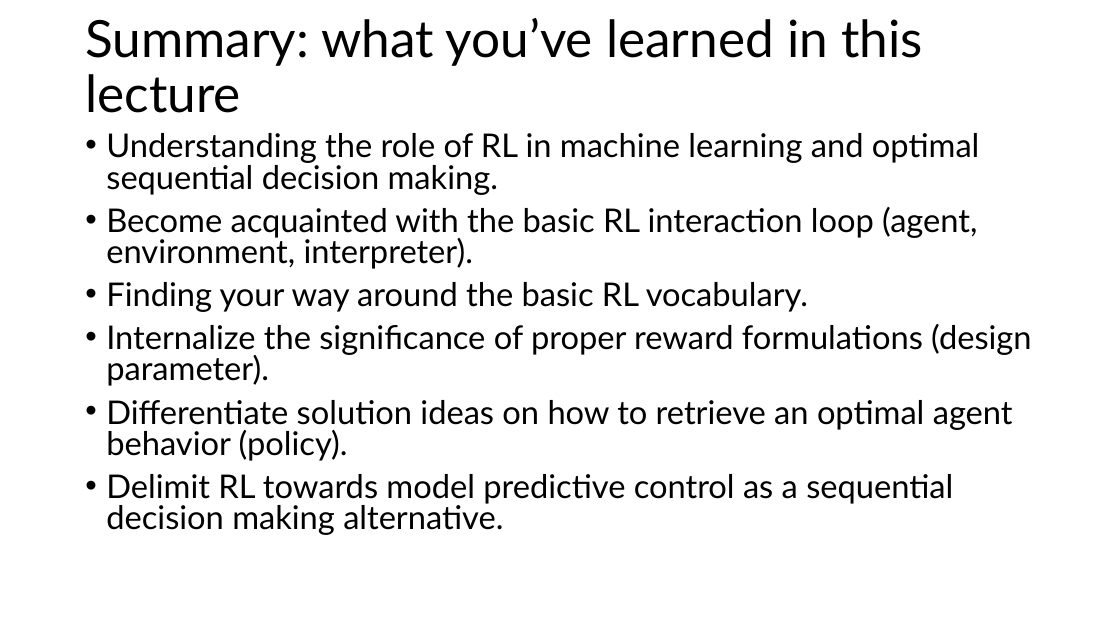
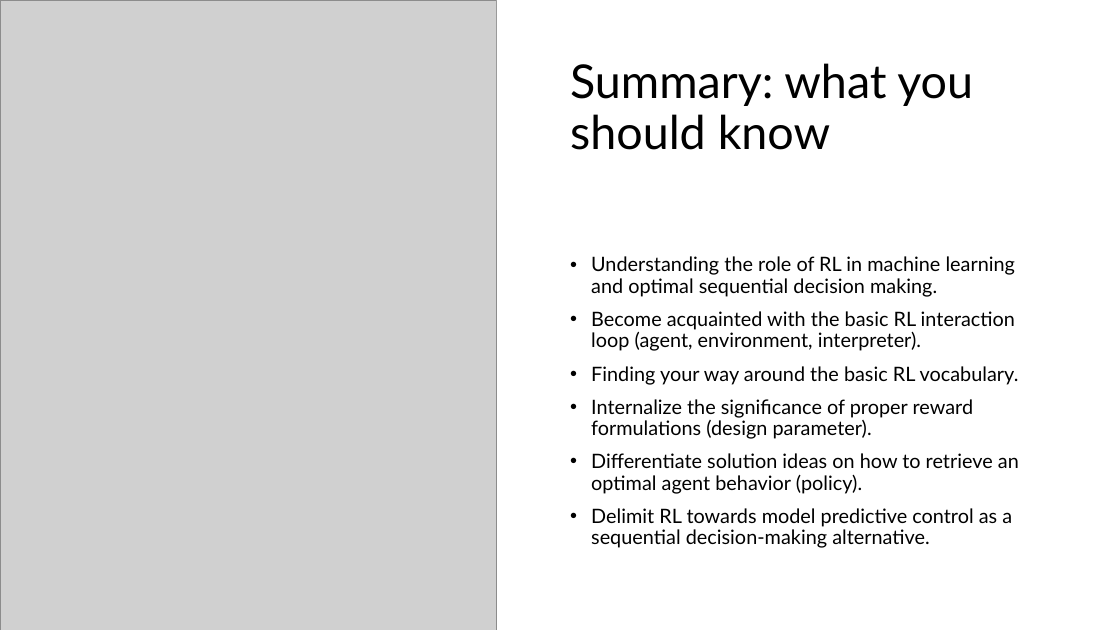
Before and after one commit to mhahsler/Introduction_to_Reinforcement_Learning, a slide deck: slide 47 of slides/Lecture01.pptx (slide 44 before the commit). Drawn at 1120x630 pixels with LibreOffice and Linux fonts; fonts in the diff are those of the drawing; grey boxes stand for pictures. Boxes give left, top, right and bottom in pixels: in the first picture for what was removed or moved away, otherwise in the second. Text is boxed around its words. In the diff, an @@ line names an element or a change of style, - is before the commit and + after.

```diff
--- a/slides/Lecture01.pptx
+++ b/slides/Lecture01.pptx
@@ picture added at bbox=[0, 0, 497, 630] @@
@@ rectangle added at bbox=[497, 0, 1120, 210], fill #FFFFFF @@
@@ title at bbox=[570, 63, 973, 150]: text changed; size 44 to 40 pt @@
-Summary: what you’ve learned in this lecture
+Summary: what you should know
@@ text "Understanding the role of RL ...": place and size @@
-text "Understanding the role of RL ..." at bbox=[106, 133, 1031, 535]
+text "Understanding the role of RL ..." at bbox=[591, 256, 1019, 548]
@@ text "Understanding the role of RL ..." at bbox=[591, 256, 1019, 548]: vertical alignment top to middle @@
@@ text at bbox=[591, 256, 1019, 494]: size 28 to 17 pt in "Understanding the role of RL in machine ...", "Become acquainted with the basic RL interaction ...", "Finding your way around the basic RL ...", "Internalize the significance of proper reward formulations ..." and 1 more places; line spacing 0.8 to 0.9 @@
@@ text at bbox=[591, 508, 1012, 548]: text changed; size 28 to 17 pt @@
-• Delimit RL towards model predictive control as a sequential decision making alternative.
+• Delimit RL towards model predictive control as a sequential decision-making alternative.
```
Also in this commit, not shown: 18 other slides changed, 7 slides added, 4 slides removed, 3 other files.
